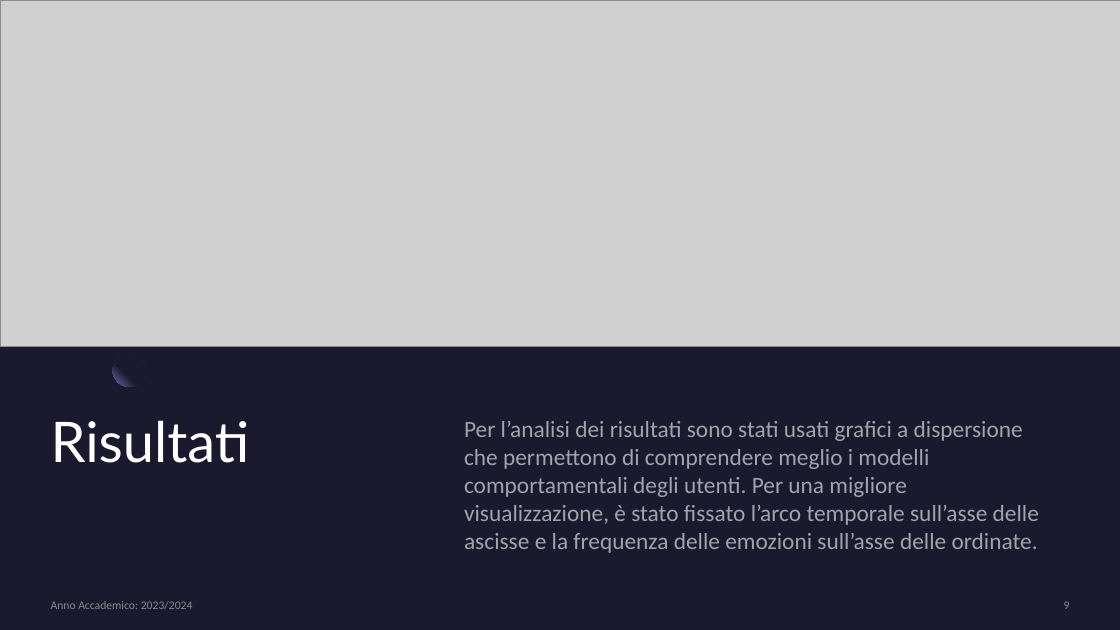
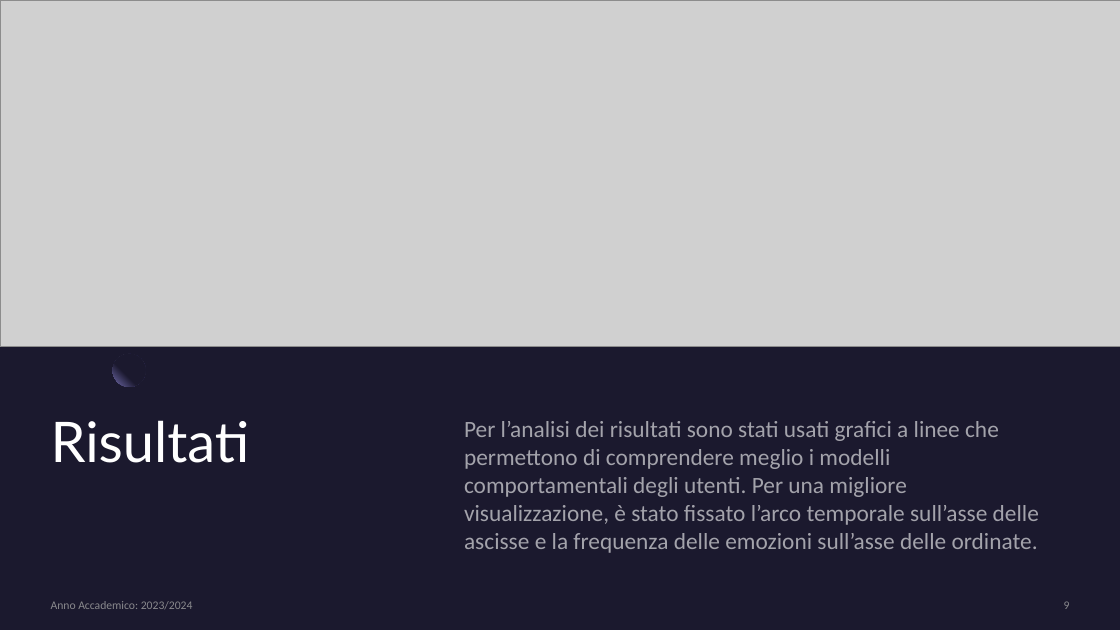
Before and after one commit to DarioDeMaio/Sentiment_Analysis_Reddit, a slide deck: slide 9 of Presentazione.pptx. Drawn at 1120x630 pixels with LibreOffice and Linux fonts; fonts in the diff are those of the drawing; grey boxes stand for pictures. Boxes give left, top, right and bottom in pixels: in the first picture for what was removed or moved away, otherwise in the second. Text is boxed around its words. In the diff, an @@ line names an element or a change of style, - is before the commit and + after.

Commit message:
fix powerpoint

```diff
--- a/Presentazione.pptx
+++ b/Presentazione.pptx
@@ text at (464,421,1039,553): text changed @@
-Per l’analisi dei risultati sono stati usati grafici a dispersione che permettono di comprendere meglio i modelli comportamentali degli utenti. Per una migliore visualizzazione, è stato fissato l’arco temporale sull’asse delle ascisse e la frequenza delle emozioni sull’asse delle ordinate.
+Per l’analisi dei risultati sono stati usati grafici a linee che permettono di comprendere meglio i modelli comportamentali degli utenti. Per una migliore visualizzazione, è stato fissato l’arco temporale sull’asse delle ascisse e la frequenza delle emozioni sull’asse delle ordinate.
```
Also in this commit, not shown: 1 other slide changed.
